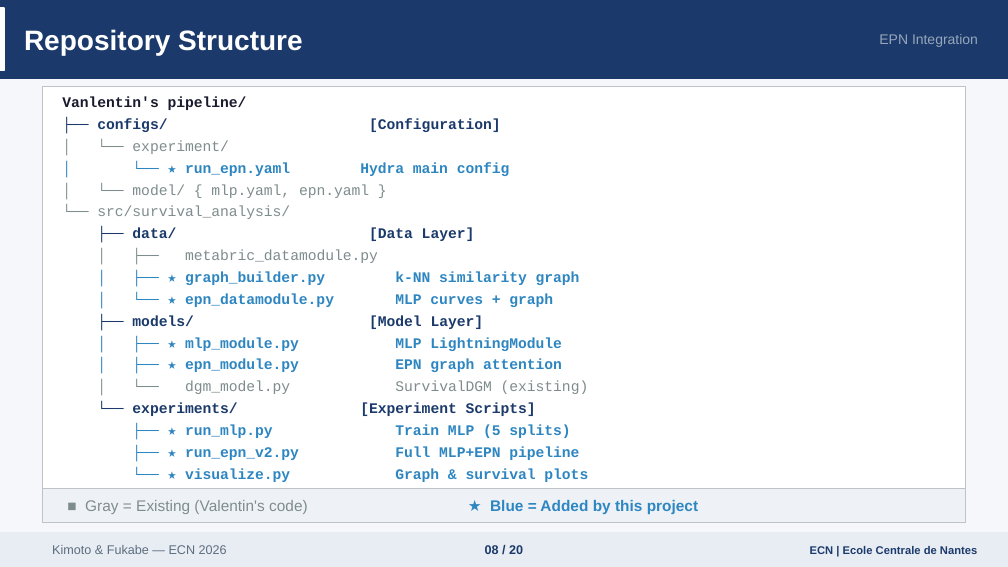
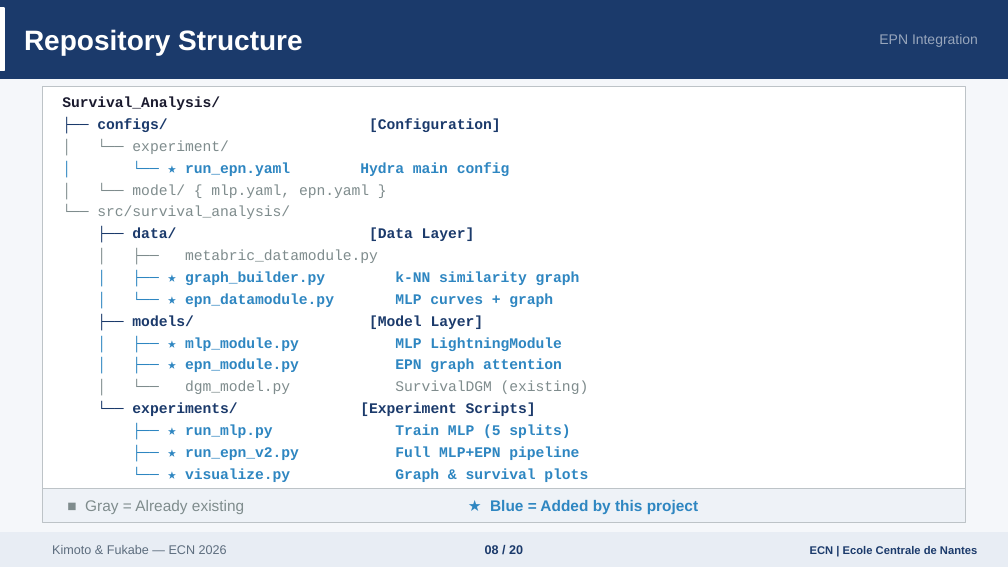
Before and after one commit to jurapar1811-ctrl/graph_survival_analysis, a slide deck: slide 8 of Presentation_Kimoto_Fukabe_2026.pptx. Drawn at 1008x567 pixels with LibreOffice and Linux fonts; fonts in the diff are those of the drawing. Boxes give left, top, right and bottom in pixels: in the first picture for what was removed or moved away, otherwise in the second. Text is boxed around its words. In the diff, an @@ line names an element or a change of style, - is before the commit and + after.

```diff
--- a/Presentation_Kimoto_Fukabe_2026.pptx
+++ b/Presentation_Kimoto_Fukabe_2026.pptx
@@ text at <box>62,96,220,110</box>: text changed @@
-Vanlentin's pipeline/
+Survival_Analysis/
@@ text at <box>85,500,244,514</box>: text changed @@
-■ Gray = Existing (Valentin's code)
+■ Gray = Already existing
```
Also in this commit, not shown: 1 other slide changed.
